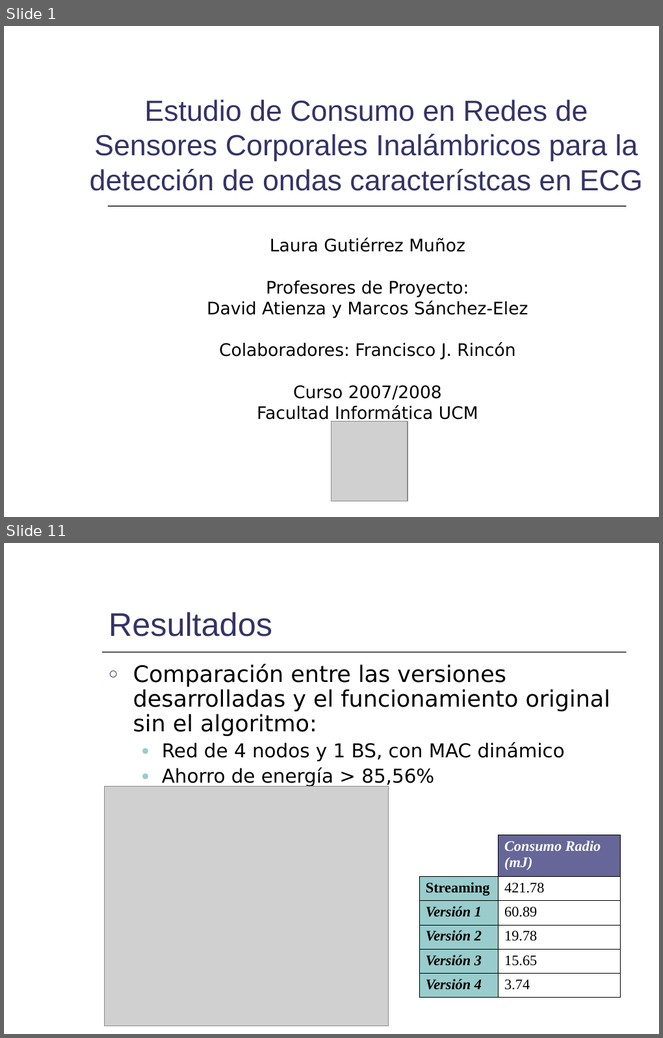
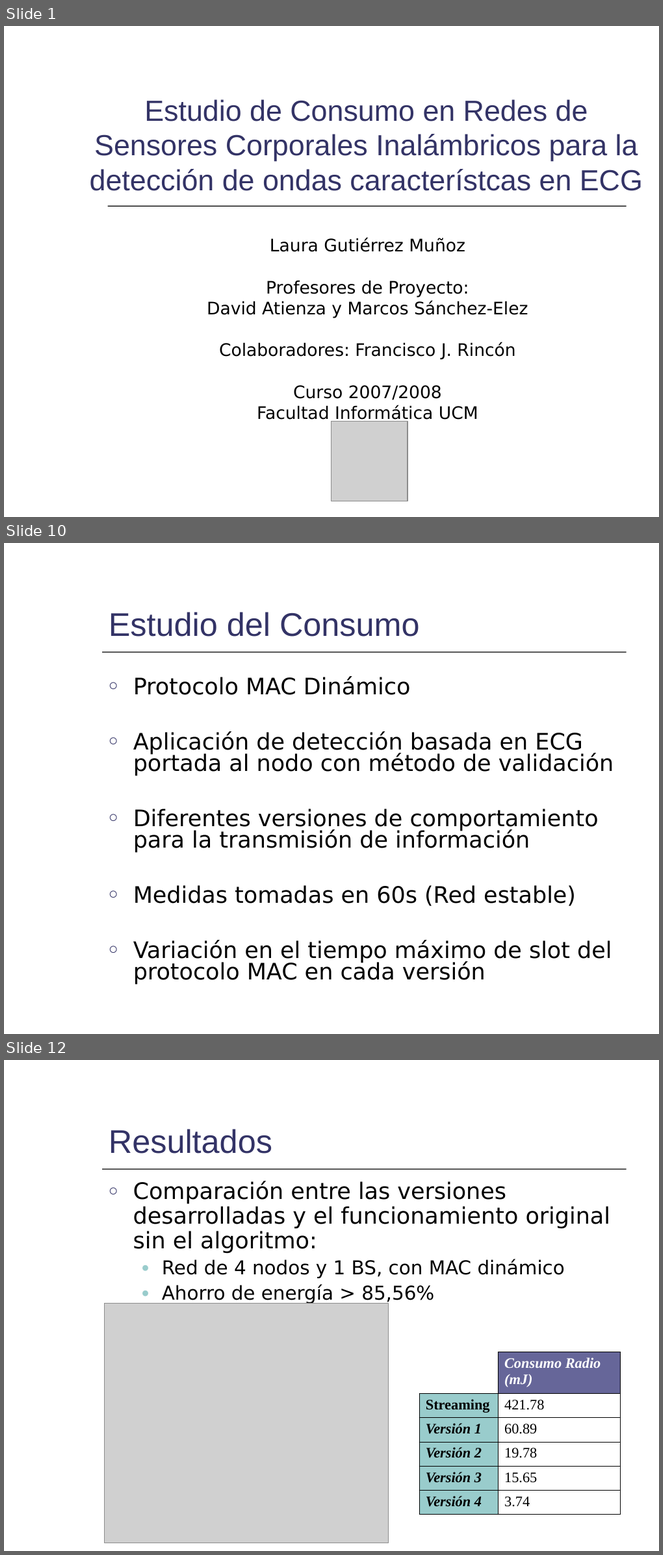
Before and after one commit to mmja/redsensores, a slide deck: Memoria/Consumo.ppt. Shown one above the other, each under a label of ours: slides 1 and 11 before the commit, slides 1, 10 and 12 after it; the slides between them are not shown. The pictures are 663x1038 and 663x1555 pixels, drawn with LibreOffice and Linux fonts; fonts in the diff are those of the drawing; grey boxes stand for pictures. Boxes give left, top, right and bottom in pixels: in the first picture for what was removed or moved away, otherwise in the second. Text is boxed around its words. In the diff, an @@ line names an element or a change of style, - is before the commit and + after.

```diff
--- a/Memoria/Consumo.ppt
+++ b/Memoria/Consumo.ppt
@@ slide 10 added at (4,543,659,1034), background #FFFFFF; not listed: 3 template elements that a slide beside it also shows @@
@@ title added at (109,612,420,637), 36 pt, text #333366 @@
+Estudio del Consumo
@@ text added at (133,676,614,985), 25 pt, text #000000 @@
+○ Protocolo MAC Dinámico
+○ Aplicación de detección basada en ECG portada al nodo con método de validación
+○ Diferentes versiones de comportamiento para la transmisión de información
+○ Medidas tomadas en 60s (Red estable)
+○ Variación en el tiempo máximo de slot del protocolo MAC en cada versión
@@ what was slide 11 is now slide 12 @@
```
Also in this commit, not shown: 6 slides changed, 5 other slides added, 4 slides removed.
